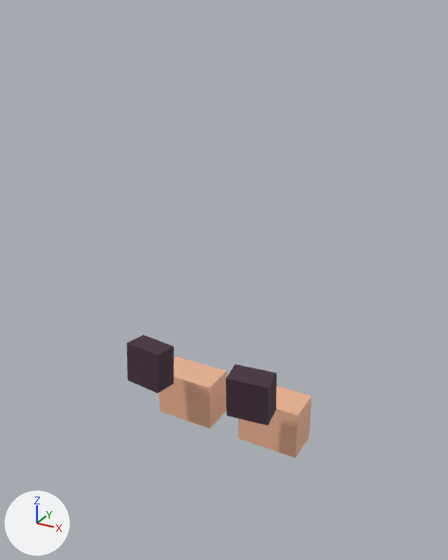
The Blender file art/blend/livia.blend, before and after one commit.
Rendered twice from a 50 mm lens placed at (0.768, -1.505, 1.622), pointed at (-0.004, -0.103, 0.921). The axes (+X, +Y, +Z) are drawn at lower left. The lights are the same throughout. The picture after the commit comes second. The same objects are shown in both versions, whatever each file hides.

The scene before the commit, as lines of its bpy script (objects in view):
```python
ob_hanging_panels_001 = bpy.data.objects.new('Hanging panels.001', me_cube_005)
ob_hanging_panels_001.parent = ob_hips_and_coat
ob_hanging_panels_001.location = (-0.145, -0.227, -0.22)
ob_hanging_panels_001.rotation_euler = (-0.06, 0.0, -0.12)  # degrees (-3.4, 0, -6.9)
ob_hanging_panels_001.scale = (0.104, 0.062, 0.108)
ob_hanging_panels_003 = bpy.data.objects.new('Hanging panels.003', me_cube_007)
ob_hanging_panels_003.parent = ob_hips_and_coat
ob_hanging_panels_003.location = (0.145, -0.227, -0.22)
ob_hanging_panels_003.rotation_euler = (0.06, 0.0, 0.12)  # degrees (3.4, 0, 6.9)
ob_hanging_panels_003.scale = (0.104, 0.062, 0.108)
ob_knee_plaque = bpy.data.objects.new('Knee plaque', me_cube_010)
ob_knee_plaque.parent = ob_left_stride
ob_knee_plaque.location = (0.0, -0.059, -0.375)
ob_knee_plaque.scale = (0.17, 0.098, 0.136)
ob_knee_plaque_001 = bpy.data.objects.new('Knee plaque.001', me_cube_011)
ob_knee_plaque_001.parent = ob_right_stride
ob_knee_plaque_001.location = (0.0, -0.059, -0.375)
ob_knee_plaque_001.scale = (0.17, 0.098, 0.136)
ob_livia = bpy.data.objects.new('livia', None)
ob_livia.location = (0.0, 0.0, 0.0)
ob_livia.scale = (1.12, 1.12, 1.12)
```
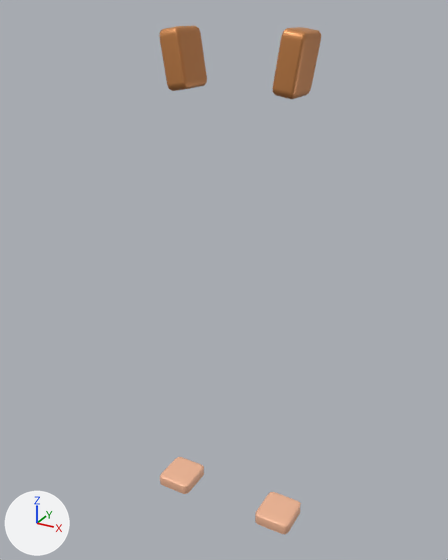
ob_livia is not drawn itself; it is the parent of ob_hips_and_coat, ob_left_stride, ob_right_stride.

The change, as a list of edits to the scene's bpy script:
```text
Change me_cube_002:
    where me_cube_002.from_pydata(...)  # 8 vertices, 6 faces; spans x -0.5..0.5, y -0.5..0.5, z -0.5..0.5
    remove me_cube_002.materials.append(mat_rome__f7bc9a_detail)  # beige #f7bc9a
    add me_cube_002.materials.append(mat_rome_trim)  # orange #cd884e
Change me_cube_003:
    where me_cube_003.from_pydata(...)  # 8 vertices, 6 faces; spans x -0.5..0.5, y -0.5..0.5, z -0.5..0.5
    remove me_cube_003.materials.append(mat_rome__f7bc9a_detail)  # beige #f7bc9a
    add me_cube_003.materials.append(mat_rome_trim)  # orange #cd884e
Change ob_livia:
    ob_livia.scale: (1.12, 1.12, 1.12) -> (1.0, 1.0, 1.0)
Change ob_hanging_panels_001:
    ob_hanging_panels_001.rotation_euler: (-0.06, 0.0, -0.12) -> (0.0, 0.0, 0.0)  # degrees (-3.4, 0, -6.9) -> degrees (0, 0, 0)
    ob_hanging_panels_001: bpy.data.objects.new('Hanging panels.001', me_cube_005) -> bpy.data.objects.new('Hanging panels.001', me_cube)
    ob_hanging_panels_001.parent: ob_hips_and_coat -> ob_leftleg
    ob_hanging_panels_001.location: (-0.145, -0.227, -0.22) -> (-0.037, -0.091, -0.625)
    ob_hanging_panels_001.scale: (0.104, 0.062, 0.108) -> (0.105, 0.116, 0.036)
    add _m = ob_hanging_panels_001.modifiers.new('Rounded edges', 'BEVEL')
    add _m.width = 0.13
    add _m.width_pct = 0.13
    add _m.segments = 2
    add _m = ob_hanging_panels_001.modifiers.new('Weighted normals', 'WEIGHTED_NORMAL')
    add _m.weight = 45
    add _m.keep_sharp = True
Change ob_hanging_panels_003:
    ob_hanging_panels_003.rotation_euler: (0.06, 0.0, 0.12) -> (0.0, 0.0, 0.0)  # degrees (3.4, 0, 6.9) -> degrees (0, 0, 0)
    ob_hanging_panels_003: bpy.data.objects.new('Hanging panels.003', me_cube_007) -> bpy.data.objects.new('Hanging panels.003', me_cube_001)
    ob_hanging_panels_003.parent: ob_hips_and_coat -> ob_rightleg
    ob_hanging_panels_003.location: (0.145, -0.227, -0.22) -> (0.037, -0.091, -0.625)
    ob_hanging_panels_003.scale: (0.104, 0.062, 0.108) -> (0.105, 0.116, 0.036)
    add _m = ob_hanging_panels_003.modifiers.new('Rounded edges', 'BEVEL')
    add _m.width = 0.13
    add _m.width_pct = 0.13
    add _m.segments = 2
    add _m = ob_hanging_panels_003.modifiers.new('Weighted normals', 'WEIGHTED_NORMAL')
    add _m.weight = 45
    add _m.keep_sharp = True
Change ob_knee_plaque:
    ob_knee_plaque: bpy.data.objects.new('Knee plaque', me_cube_010) -> bpy.data.objects.new('Knee plaque', me_cube_002)
    ob_knee_plaque.parent: ob_left_stride -> ob_head
    ob_knee_plaque.location: (0.0, -0.059, -0.375) -> (-0.147, -0.034, 0.126)
    ob_knee_plaque.rotation_euler: (0.0, 0.0, 0.0) -> (0.0, -0.16, 0.0)  # degrees (0, 0, 0) -> degrees (0, -9.2, 0)
    ob_knee_plaque.scale: (0.17, 0.098, 0.136) -> (0.055, 0.112, 0.14)
    add _m = ob_knee_plaque.modifiers.new('Rounded edges', 'BEVEL')
    add _m.width = 0.13
    add _m.width_pct = 0.13
    add _m.segments = 2
    add _m = ob_knee_plaque.modifiers.new('Weighted normals', 'WEIGHTED_NORMAL')
    add _m.weight = 45
    add _m.keep_sharp = True
Change ob_knee_plaque_001:
    ob_knee_plaque_001: bpy.data.objects.new('Knee plaque.001', me_cube_011) -> bpy.data.objects.new('Knee plaque.001', me_cube_003)
    ob_knee_plaque_001.parent: ob_right_stride -> ob_head
    ob_knee_plaque_001.location: (0.0, -0.059, -0.375) -> (0.147, -0.034, 0.126)
    ob_knee_plaque_001.rotation_euler: (0.0, 0.0, 0.0) -> (0.0, 0.16, 0.0)  # degrees (0, 0, 0) -> degrees (0, 9.2, 0)
    ob_knee_plaque_001.scale: (0.17, 0.098, 0.136) -> (0.055, 0.112, 0.14)
    add _m = ob_knee_plaque_001.modifiers.new('Rounded edges', 'BEVEL')
    add _m.width = 0.13
    add _m.width_pct = 0.13
    add _m.segments = 2
    add _m = ob_knee_plaque_001.modifiers.new('Weighted normals', 'WEIGHTED_NORMAL')
    add _m.weight = 45
    add _m.keep_sharp = True
Add ob_rightleg:
    ob_rightleg = bpy.data.objects.new('RightLeg', None)
    ob_rightleg.parent = ob_figure
    ob_rightleg.location = (0.13, 0.018, 0.75)
Add ob_figure:
    ob_figure = bpy.data.objects.new('Figure', None)
    ob_figure.location = (0.0, 0.0, 0.0)
    ob_figure.scale = (1.09, 1.09, 1.09)
Add ob_leftleg:
    ob_leftleg = bpy.data.objects.new('LeftLeg', None)
    ob_leftleg.parent = ob_figure
    ob_leftleg.location = (-0.13, 0.018, 0.75)
Add ob_head:
    ob_head = bpy.data.objects.new('Head', None)
    ob_head.parent = ob_body
    ob_head.location = (0.0, 0.0, 0.47)
Add ob_body:
    ob_body = bpy.data.objects.new('Body', None)
    ob_body.parent = ob_figure
    ob_body.location = (0.0, 0.0, 0.78)
```

Boxes [x1, y1, x2, y2] around the edits, measured in the pictures (448 x 560 px):
'Knee plaque', recoloured, rescaled, reshaped, moved, turned, modifiers changed: before [159, 357, 227, 428]; after [160, 26, 207, 91]
'Knee plaque.001', recoloured, rescaled, reshaped, moved, turned, modifiers changed: before [238, 386, 312, 458]; after [273, 27, 321, 99]
'Hanging panels.003', rescaled, reshaped, moved, modifiers changed, turned: before [226, 364, 277, 426]; after [255, 492, 301, 534]
'Hanging panels.001', rescaled, reshaped, moved, modifiers changed, turned: before [127, 335, 174, 393]; after [160, 457, 204, 494]
